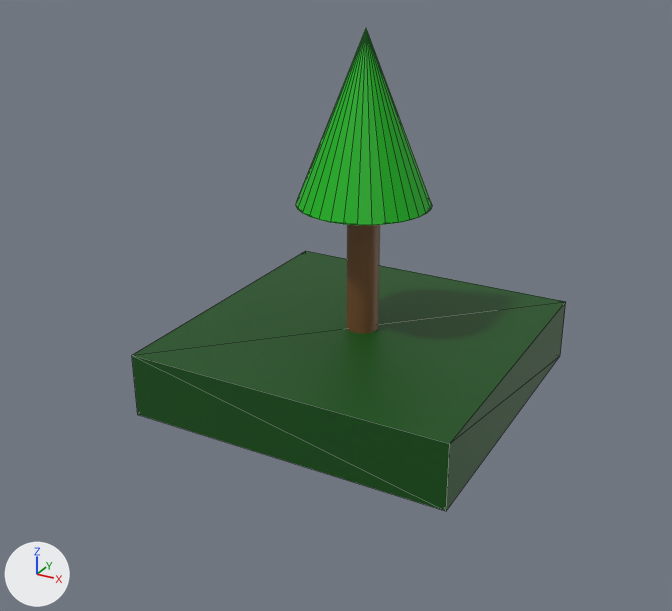
Two versions of the glTF model chess-game/Assets/Cases/case_foret.glb, one commit apart.
One viewpoint serves both versions: a camera (50 mm lens) standing at (1.2, -2.35, 1.33) and looking at (-0.02, -0.13, 0.22). The axes (+X, +Y, +Z) are drawn at lower left. The lights are the same throughout. The first picture is the older version. Mesh edges are drawn as thin lines on the coarser meshes. Where no turn or scale is listed for an object, it has been applied to the vertices.

In view in the first picture: 'Cylindre', 'Cône', 'case_foret'.
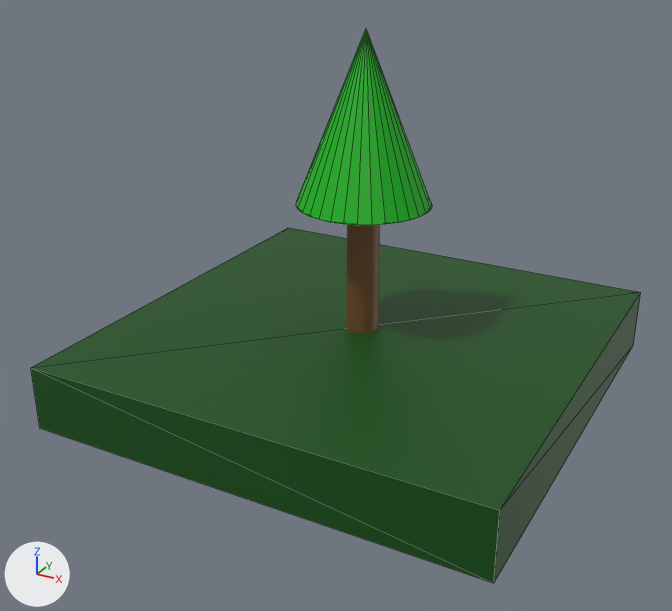
Boxes [x1, y1, x2, y2] around the edits, measured in the pictures (672 x 611 px):
```json
{"object": "case_foret", "change": "rescaled", "before": [132, 251, 566, 511], "after": [31, 228, 641, 583], "on screen": "40% wider, 36% taller"}
```

Edits to the scene script, one JSON object a line:
```json
{"op": "set", "path": "ob_case_foret.scale", "old": "(0.5, 0.5, 0.1)", "new": "(0.7, 0.7, 0.1)"}
```
